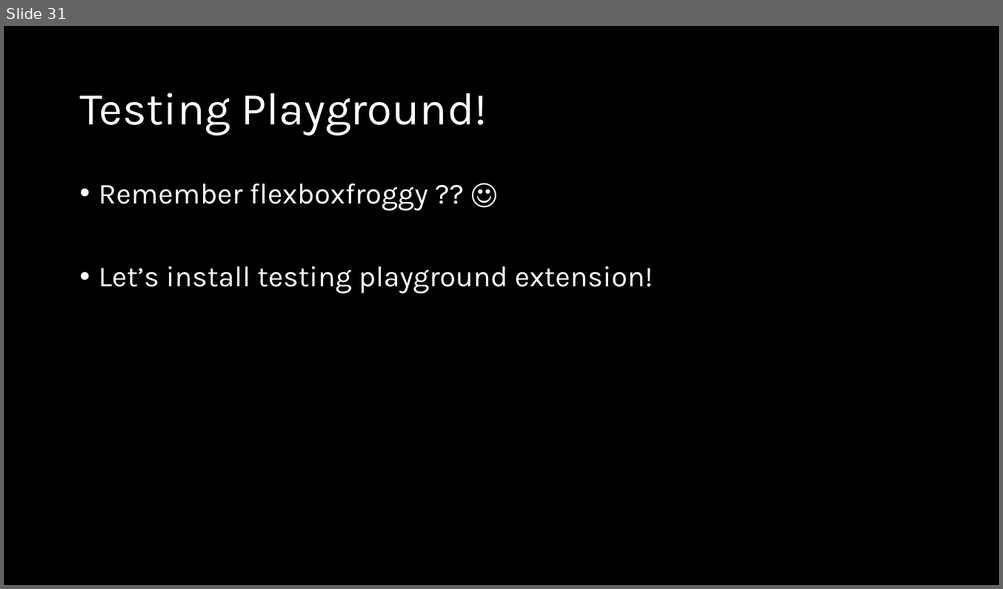
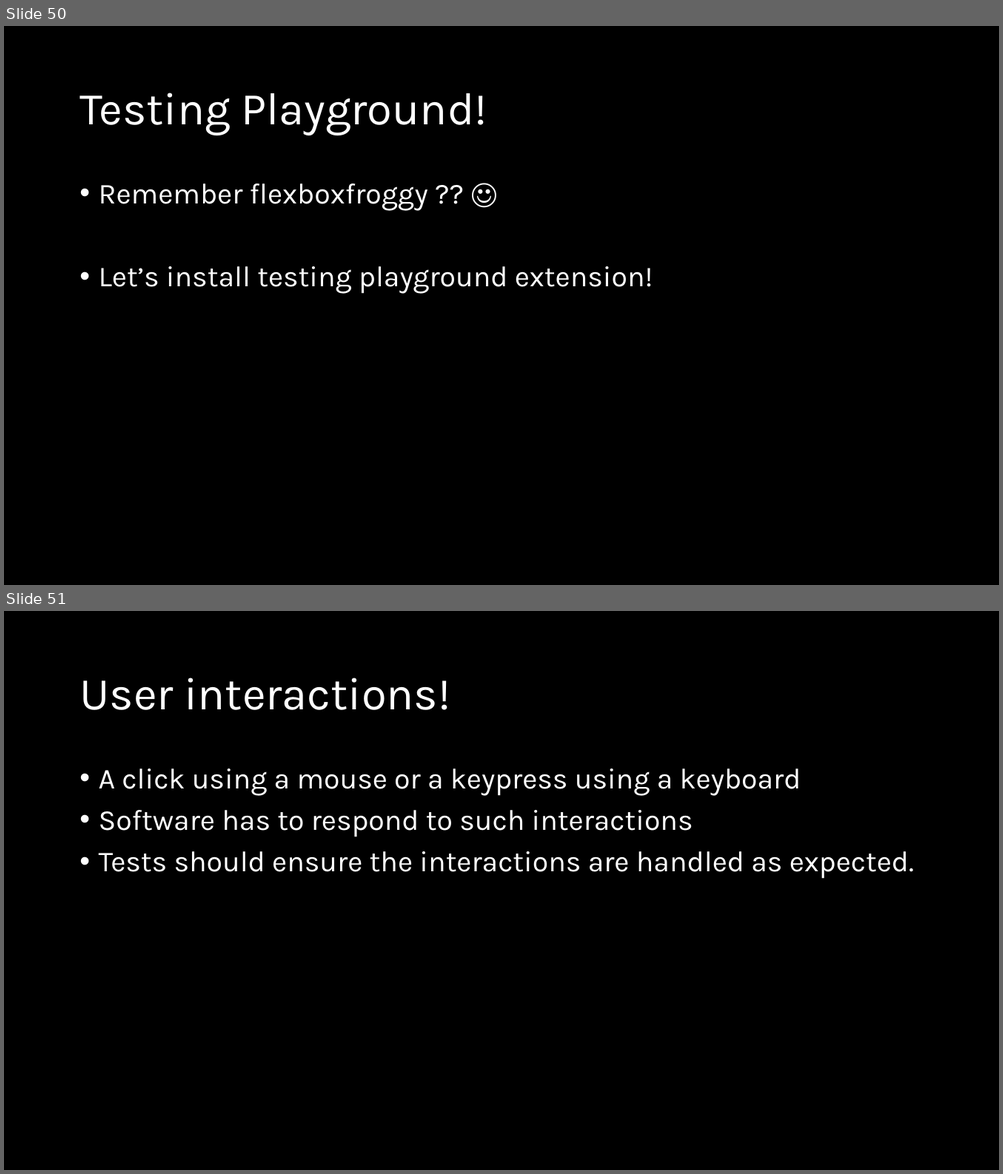
Before and after one commit to natiquekeyin/fall2024, a slide deck: JavaScript/Week12/Week12.pptx. Shown one above the other, each under a label of ours: slide 31 before the commit, slides 50 and 51 after it. The pictures are 1003x589 and 1003x1174 pixels, drawn with LibreOffice and Linux fonts; fonts in the diff are those of the drawing. Boxes give left, top, right and bottom in pixels: in the first picture for what was removed or moved away, otherwise in the second. Text is boxed around its words. In the diff, an @@ line names an element or a change of style, - is before the commit and + after.

```diff
--- a/JavaScript/Week12/Week12.pptx
+++ b/JavaScript/Week12/Week12.pptx
@@ slide 51 added at <box>4,611,999,1170</box>, background #000000 @@
@@ title added at <box>79,678,450,710</box>, 44 pt, text #FFFFFF @@
+User interactions!
@@ text added at <box>99,769,913,879</box>, 28 pt, text #FFFFFF @@
+• A click using a mouse or a keypress using a keyboard
+• Software has to respond to such interactions
+• Tests should ensure the interactions are handled as expected.
@@ what was slide 31 is now slide 50 @@
```
Also in this commit, not shown: 53 other slides added, 1 other file.
